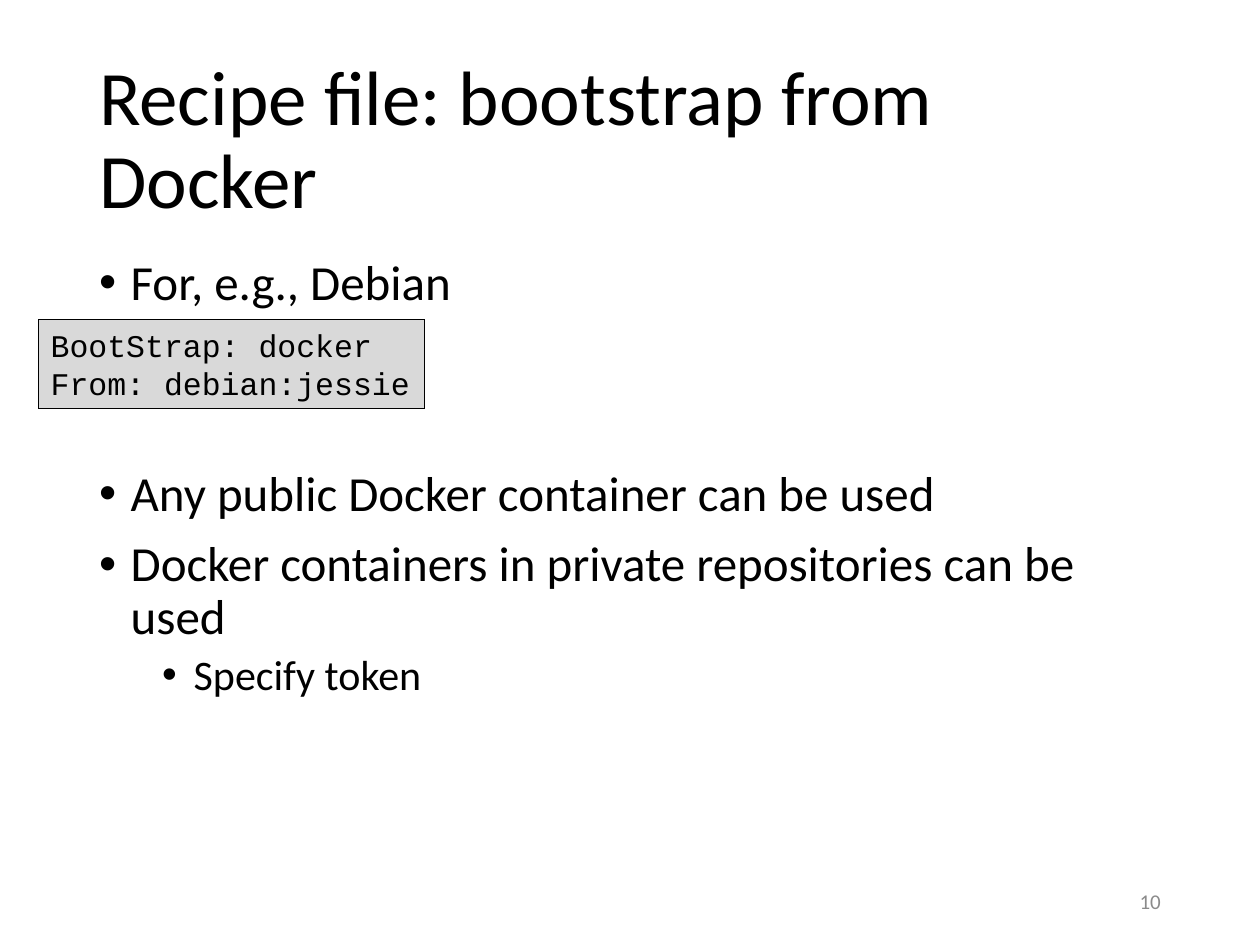
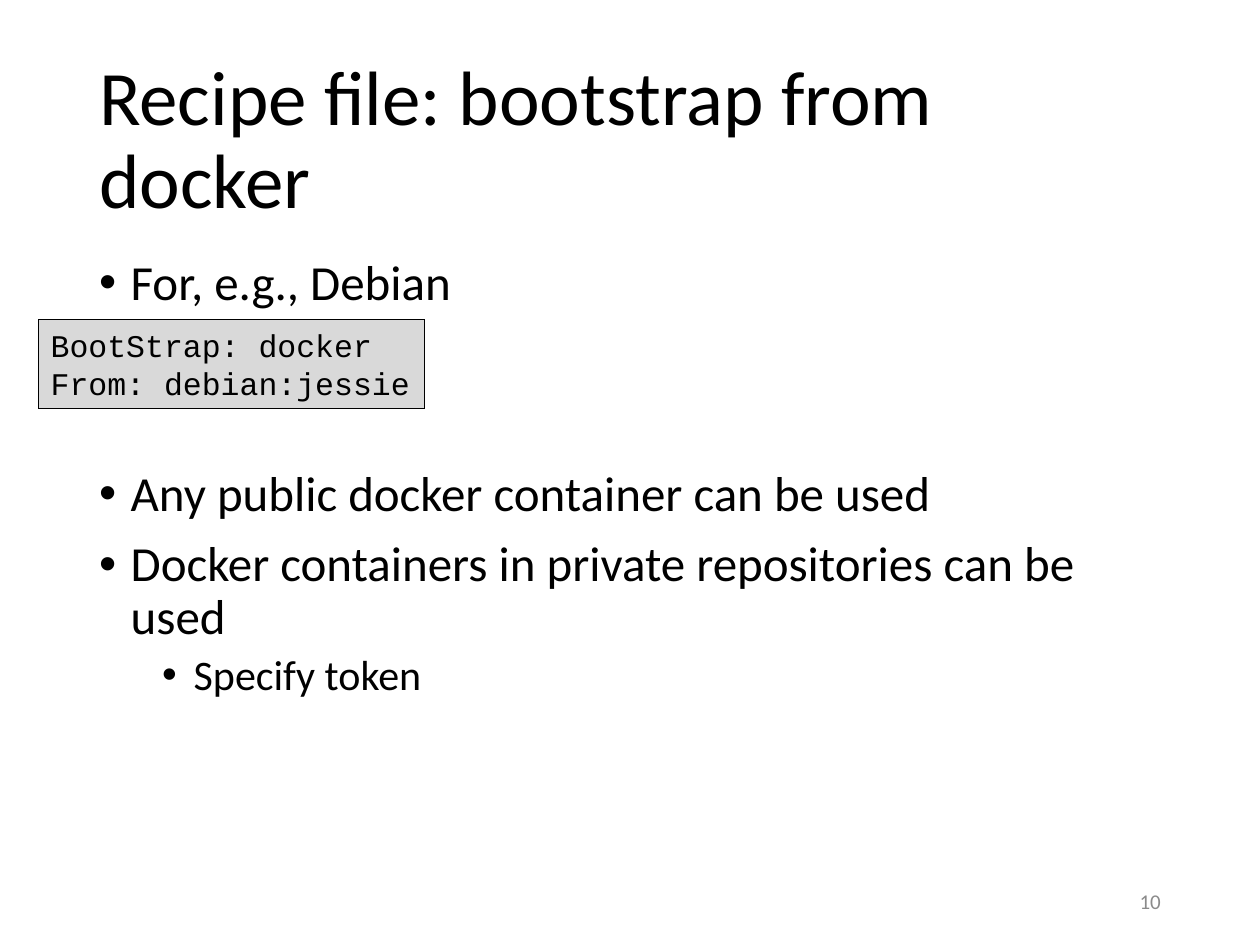
Before and after one commit to gjbex/training-material, a slide deck: slide 10 of Virtualization/singularity.pptx. Drawn at 1260x945 pixels with LibreOffice and Linux fonts; fonts in the diff are those of the drawing. Boxes give left, top, right and bottom in pixels: in the first picture for what was removed or moved away, otherwise in the second. Text is boxed around its words. In the diff, an @@ line names an element or a change of style, - is before the commit and + after.

```diff
--- a/Virtualization/singularity.pptx
+++ b/Virtualization/singularity.pptx
@@ title at (x1=99, y1=71, x2=932, y2=209): text changed @@
-Recipe file: bootstrap from Docker
+Recipe file: bootstrap from docker
@@ text at (x1=131, y1=477, x2=930, y2=519): text changed @@
-• Any public Docker container can be used
+• Any public docker container can be used
```
Also in this commit, not shown: 10 other slides changed.
